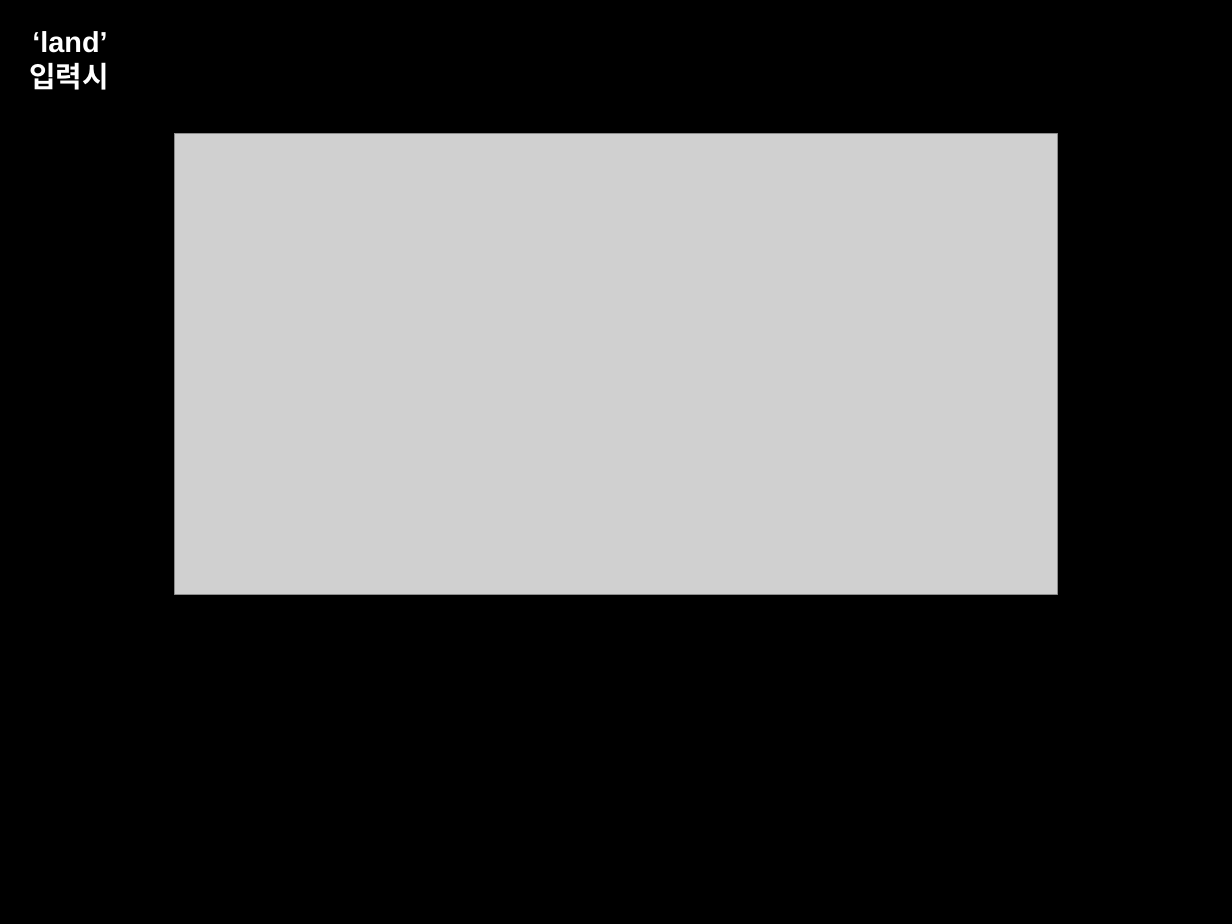
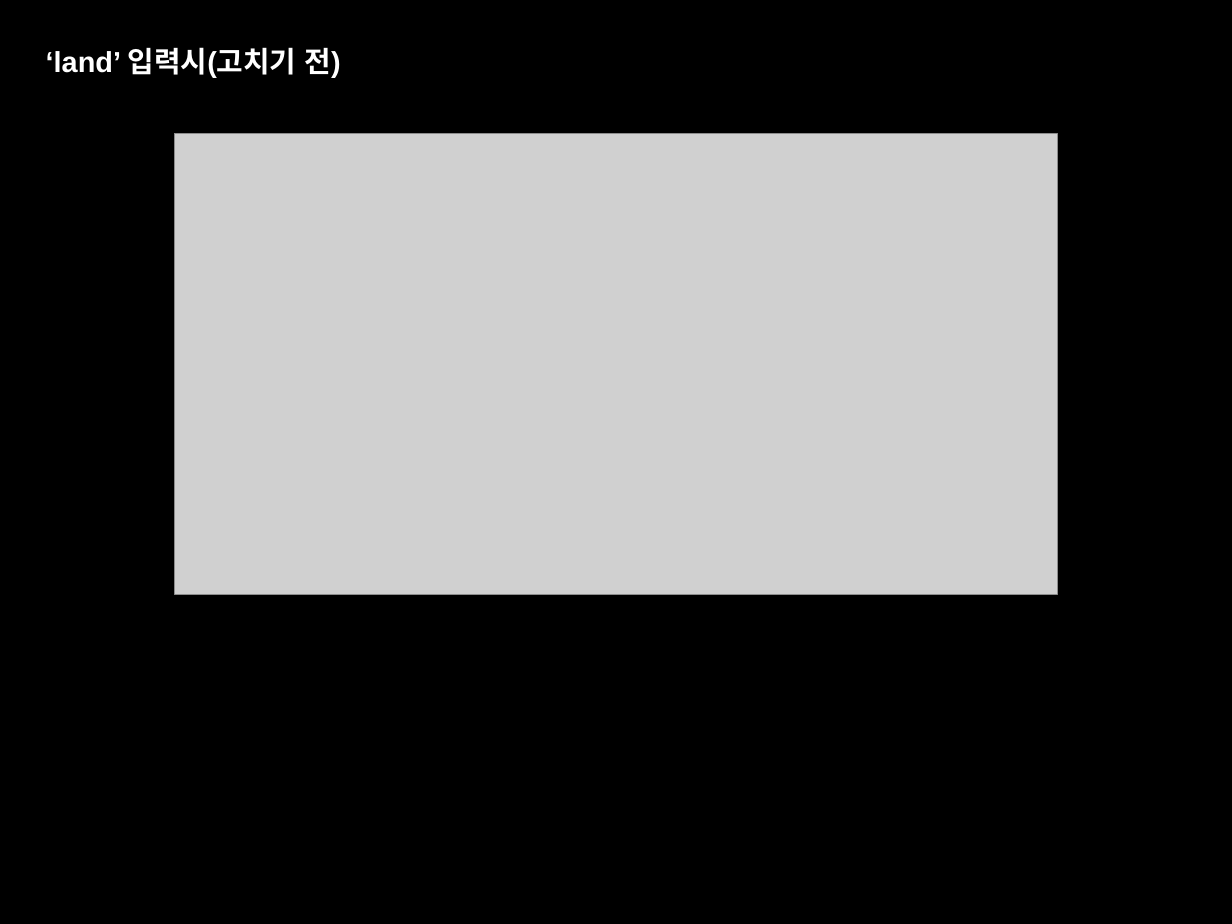
Before and after one commit to Jw-Bluayer/softwareprogramming, a slide deck: slide 28 of Implementation & evaluation 20172774 송정우.pptx (slide 14 before the commit). Drawn at 1232x924 pixels with LibreOffice and Linux fonts; fonts in the diff are those of the drawing; grey boxes stand for pictures. Boxes give left, top, right and bottom in pixels: in the first picture for what was removed or moved away, otherwise in the second. Text is boxed around its words. In the diff, an @@ line names an element or a change of style, - is before the commit and + after.

```diff
--- a/Implementation & evaluation 20172774 송정우.pptx
+++ b/Implementation & evaluation 20172774 송정우.pptx
@@ text at (46,47,341,78): text changed @@
-‘land’ 입력시
+‘land’ 입력시(고치기 전)
```
Also in this commit, not shown: 3 other slides changed, 25 slides added, 1 other file.
